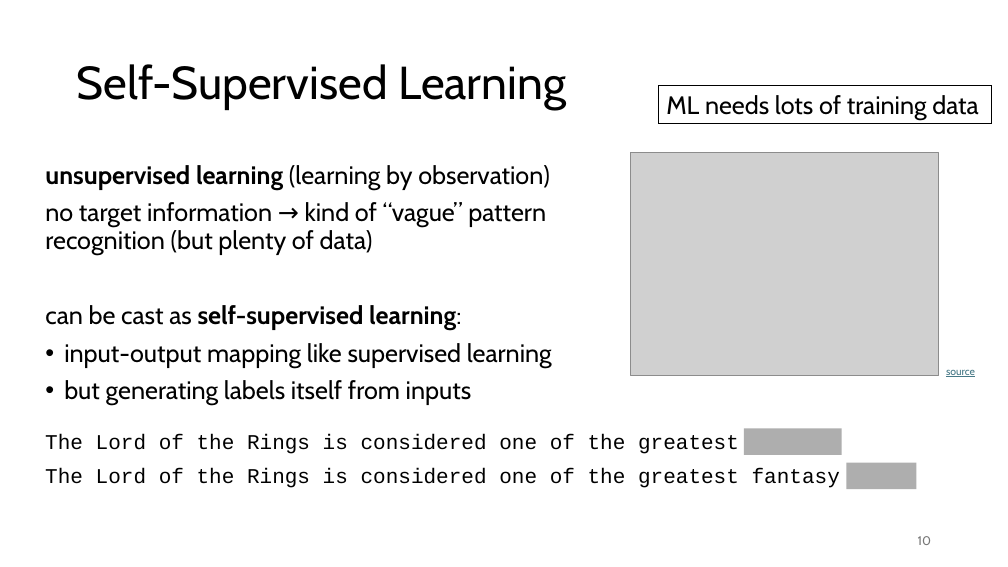
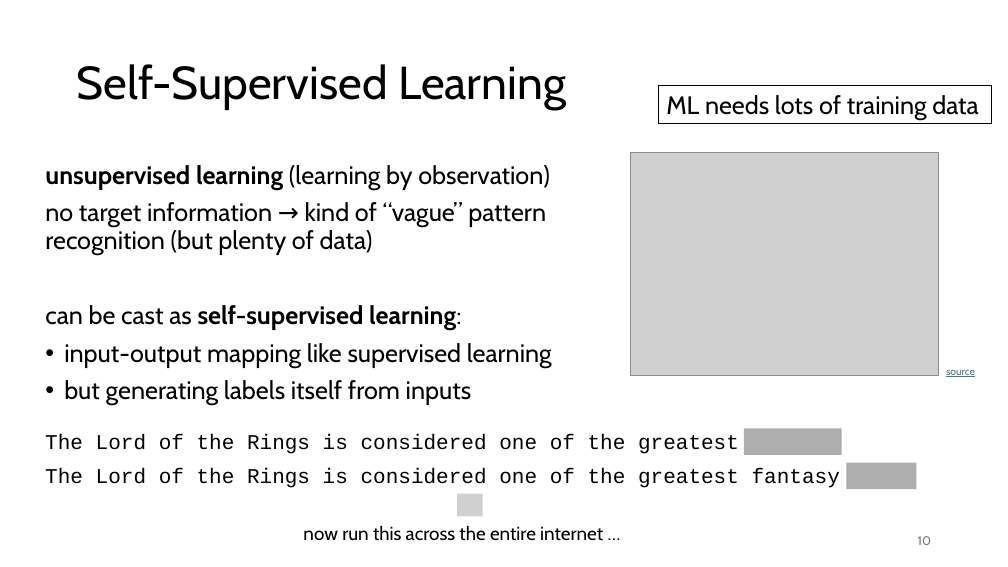
Before and after one commit to FelixWick/language_models, a slide deck: slide 10 of slides/2_transformer.pptx. Drawn at 1008x567 pixels with LibreOffice and Linux fonts; fonts in the diff are those of the drawing; grey boxes stand for pictures. Boxes give left, top, right and bottom in pixels: in the first picture for what was removed or moved away, otherwise in the second. Text is boxed around its words. In the diff, an @@ line names an element or a change of style, - is before the commit and + after.

```diff
--- a/slides/2_transformer.pptx
+++ b/slides/2_transformer.pptx
@@ picture added at box(457, 494, 483, 516) @@
@@ text added at box(303, 525, 603, 541), 18 pt, text #000000 @@
+now run this across the entire internet …
```
Also in this commit, not shown: 10 other slides changed, 12 slides added, 2 slides removed, 4 other files.
